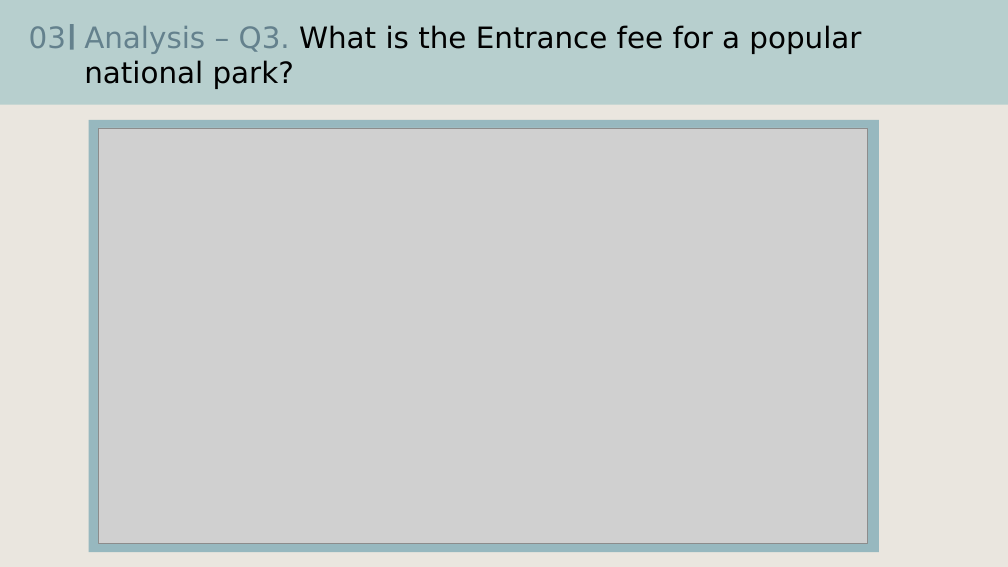
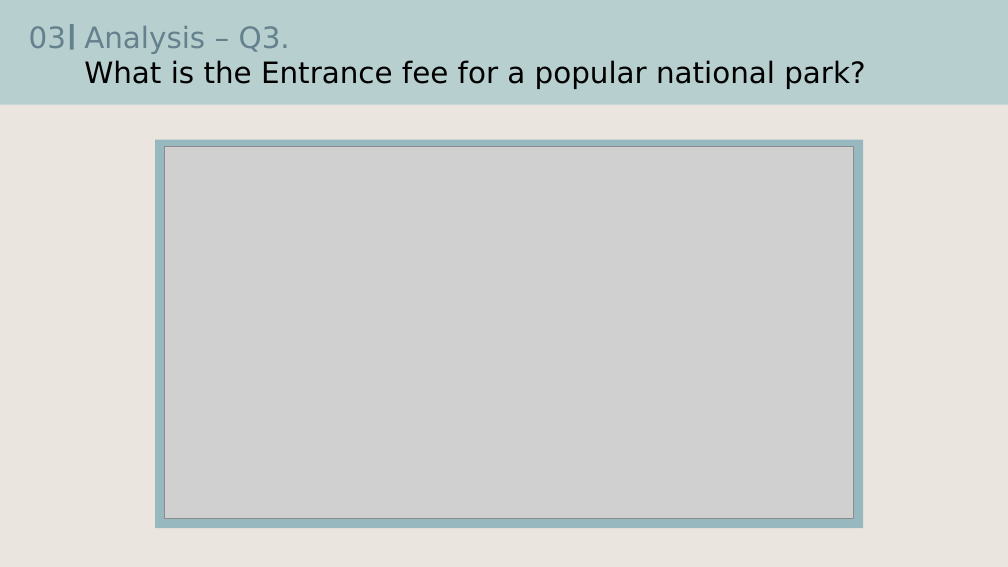
Before and after one commit to hayley01145553/WebScrapingProject, a slide deck: slide 8 of Web Scraping Project.pptx. Drawn at 1008x567 pixels with LibreOffice and Linux fonts; fonts in the diff are those of the drawing; grey boxes stand for pictures. Boxes give left, top, right and bottom in pixels: in the first picture for what was removed or moved away, otherwise in the second. Text is boxed around its words. In the diff, an @@ line names an element or a change of style, - is before the commit and + after.

```diff
--- a/Web Scraping Project.pptx
+++ b/Web Scraping Project.pptx
@@ text at [84, 26, 865, 89]: text changed @@
-Analysis – Q3. What is the Entrance fee for a popular national park?
+Analysis – Q3.
+What is the Entrance fee for a popular national park?
@@ rectangle: place and size @@
-rectangle at [88, 119, 879, 552]
+rectangle at [155, 140, 863, 529]
@@ picture: place and size @@
-picture at [98, 128, 867, 544]
+picture at [165, 147, 854, 520]
```
Also in this commit, not shown: 7 other slides changed.
